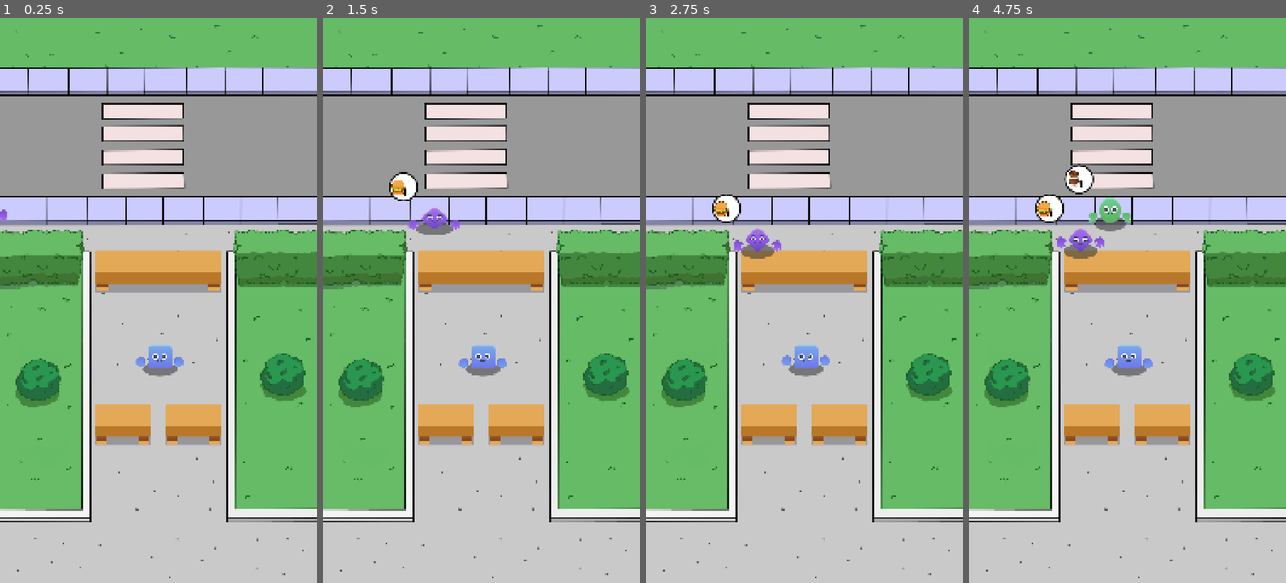
Above: before the commit, frames 1-4 (left to right).
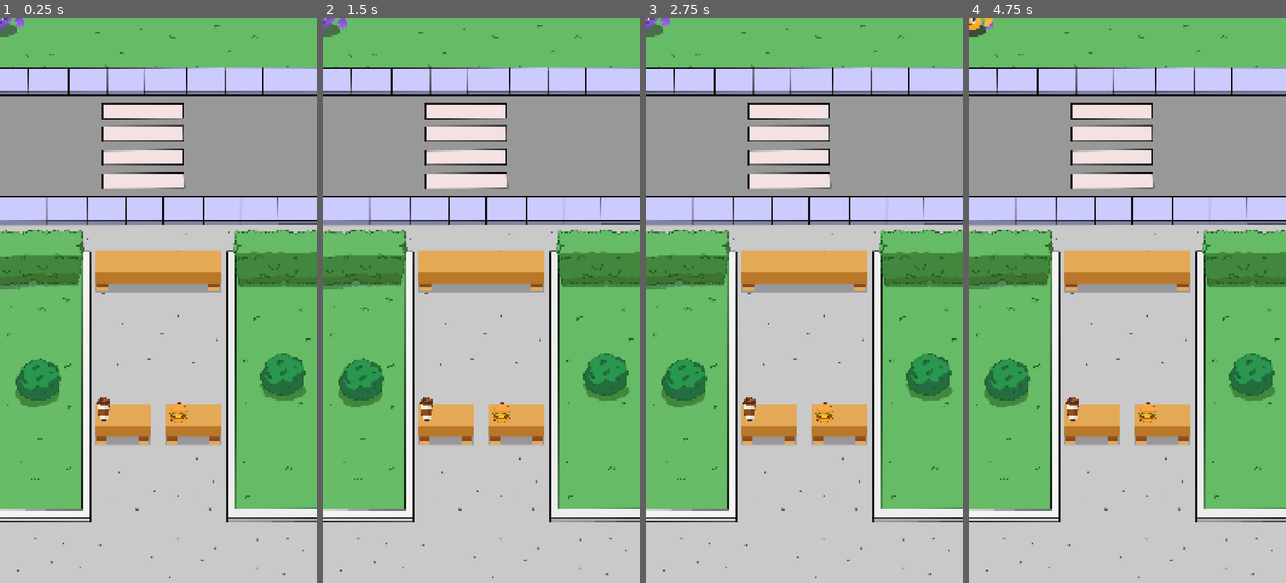
Above: after the commit, the same moments.

Repository: guinala/Godot_Games
Game: Godot game, scene res://Scenes/Game/game.tscn
Two runs of this game, one before a commit and one after it. Both use one fixed random seed, a clock stepped at 60 frames per second and the inputs below.
Inputs:
- Up to frame 1 (0.25 s): no input
- Up to frame 2 (1.5 s): no input
- Up to frame 3 (2.75 s): no input
- Up to frame 4 (4.75 s): no input

The runs differ from the first frame. In frame 1, 1.0% of the frame differs, in the area x 0-60%, y 0-72%; in frame 2, 1.8%; in frame 3, 1.8%; in frame 4, 2.7%.
Error after the commit: Parse Error: Builtin type cannot be used as a name on its own. (res://autoloads/game_manager.gd:8)

Commit message:
Progreso idle tycoon
Signed-off-by: guinala <150429603+guinala@users.noreply.github.com>

Diff:
--- /dev/null
+++ b/idletycoon/Managers/cashier_manager.gd
@@ -0,0 +1,28 @@
+extends Node
+class_name CashierManager
+
+@export var cashier_scene : PackedScene
+@export var spawn_pos : Marker2D
+
+var cashier_list : Array[Cashier] = []
+
+func _ready() -> void:
+	GameManager.on_customer_request.connect(_on_customer_request)
+	add_cashier()
+
+func add_cashier() -> void:
+	var new_cashier: Cashier = cashier_scene.instantiate()
+	add_child(new_cashier)
+	new_cashier.position = spawn_pos.position
+	cashier_list.append(new_cashier)
+
+func _on_customer_request(customer:Customer) -> void:
+	var free_cashiers : Array = cashier_list.filter(func(x:Cashier): return x.current_customer == null)
+
+	if not free_cashiers:
+		return
+
+	var random_cashier : Cashier = free_cashiers.pick_random()
+	if random_cashier:
+		random_cashier.set_customer(customer)
+		random_cashier.take_order()
--- a/idletycoon/Scenes/Cashier/cashier.gd
+++ b/idletycoon/Scenes/Cashier/cashier.gd
@@ -5,8 +5,27 @@
 
 @onready var animation_player: AnimationPlayer = $AnimationPlayer
 
+var current_customer : Customer
+var counter_position : Vector2
+var item_counter_pos : Vector2
+var item_request : Item
+
+func set_customer(customer:Customer)->void:
+	current_customer = customer
+	customer.being_served = true
+	item_request = customer.request_item
+	counter_position = Vector2(customer.position.x, customer.position.y + 160)
+	item_counter_pos = GameManager.get_item_pos(item_request)
+
+func taker_order() -> void:
+	move_to_customer()
+	await get_tree().create_timer(1.1).timeout
+	current_customer.show_request()
+	move_to_item_position()
+
 func move_to_customer() -> void:
-	#Create tween to move
+	var tween := create_tween()
+	tween.tween_property(self, "position", counter_position, 1.0)
 	animation_player.play("Move")
 
 func move_to_item_position() -> void:
--- a/idletycoon/Scenes/Customer/customer.gd
+++ b/idletycoon/Scenes/Customer/customer.gd
@@ -17,12 +17,12 @@
 var current_order_status: int
 
 var counter_pos: Vector2
+var being_served : bool
 
 func init_customer(item: Item, quantity: int) -> void:
 	request_item = item
 	request_quantity = quantity
 	current_order_status = quantity
-	show_request()
 
 func move_to_counter() -> void:
 	play_move_anim()
@@ -32,7 +32,11 @@
 	tween.tween_interval(0.2)
 	tween.tween_property(self, "position", counter_pos, 1.0)
 	tween.tween_interval(0.5)
-	tween.finished.connect(func(): animation_player.play("Idle"))
+	tween.finished.connect(func(): tweenFinished())
+
+func tweenFinished() -> void:
+	animation_player.play("Idle")
+	GameManager.on_customer_request.emit(self)
 
 func set_sprites(data: CustomerData) -> void:
 	body.texture = data.body
--- a/idletycoon/Scenes/Game/game.tscn
+++ b/idletycoon/Scenes/Game/game.tscn
@@ -1,9 +1,11 @@
-[gd_scene load_steps=14 format=3 uid="uid://cw4thxmipjjku"]
+[gd_scene load_steps=17 format=3 uid="uid://cw4thxmipjjku"]
 
 [ext_resource type="Texture2D" uid="uid://df0gnmon7gwon" path="res://Idle+Tycoon+Assets/Idle Assets/Sprites/Fondo.png" id="1_qikps"]
 [ext_resource type="Texture2D" uid="uid://codl1em0t7g3a" path="res://Idle+Tycoon+Assets/Idle Assets/Sprites/Counter.png" id="2_i1e5p"]
 [ext_resource type="Texture2D" uid="uid://d3crom8hunfy1" path="res://Idle+Tycoon+Assets/Idle Assets/Sprites/Counter_half.png" id="3_ciybh"]
+[ext_resource type="Texture2D" uid="uid://bkyflxlsl2igp" path="res://Idle+Tycoon+Assets/Idle Assets/Sprites/UI/Coffee.png" id="4_56qi8"]
 [ext_resource type="PackedScene" uid="uid://c7fk5n45110oy" path="res://Scenes/Cashier/cashier.tscn" id="4_i1e5p"]
+[ext_resource type="Texture2D" uid="uid://dta8k1m0wggvp" path="res://Idle+Tycoon+Assets/Idle Assets/Sprites/UI/Burger.png" id="5_2vowc"]
 [ext_resource type="Script" uid="uid://bja3rgojnncbr" path="res://Managers/customer_manager.gd" id="5_ciybh"]
 [ext_resource type="Script" uid="uid://ds21qpxpsssrg" path="res://data/customer_data.gd" id="6_qtymf"]
 [ext_resource type="Resource" uid="uid://8b3tjuowh47d" path="res://data/customer_data_green.tres" id="7_ypmwd"]
@@ -13,6 +15,7 @@
 [ext_resource type="Resource" uid="uid://3en01exxd64t" path="res://data/customer_data_yellow.tres" id="11_56qi8"]
 [ext_resource type="PackedScene" uid="uid://rp0ygarvdjij" path="res://Scenes/Customer/customer.tscn" id="12_ypmwd"]
 [ext_resource type="Script" uid="uid://cv6j7ml4v5t86" path="res://Managers/counter_manager.gd" id="13_oejk7"]
+[ext_resource type="Script" uid="uid://che6kaw0rfre8" path="res://Managers/cashier_manager.gd" id="13_upfqs"]
 
 [node name="Game" type="Node2D"]
 
@@ -30,13 +33,20 @@
 scale = Vector2(0.8, 0.9)
 texture = ExtResource("3_ciybh")
 
+[node name="Sprite2D" type="Sprite2D" parent="CoffeeCounter"]
+position = Vector2(-81.25, -60)
+scale = Vector2(0.35, 0.35)
+texture = ExtResource("4_56qi8")
+
 [node name="BurgerCounter" type="Sprite2D" parent="."]
 position = Vector2(657, 1382)
 scale = Vector2(0.8, 0.9)
 texture = ExtResource("3_ciybh")
 
-[node name="Cashier" parent="." instance=ExtResource("4_i1e5p")]
-position = Vector2(544, 1152)
+[node name="Sprite2D" type="Sprite2D" parent="BurgerCounter"]
+position = Vector2(-62.5, -46.6667)
+scale = Vector2(0.35, 0.35)
+texture = ExtResource("5_2vowc")
 
 [node name="CustomerManager" type="Node" parent="." node_paths=PackedStringArray("spawn_positions")]
 script = ExtResource("5_ciybh")
@@ -71,4 +81,13 @@
 [node name="Marker2D4" type="Marker2D" parent="CounterManager"]
 position = Vector2(685.675, 752)
 
+[node name="CashierManager" type="Node" parent="." node_paths=PackedStringArray("spawn_pos")]
+script = ExtResource("13_upfqs")
+cashier_scene = ExtResource("4_i1e5p")
+spawn_pos = NodePath("SpawnPosition")
+
+[node name="SpawnPosition" type="Marker2D" parent="CashierManager"]
+position = Vector2(519, 1086)
+rotation = 1.5708
+
 [connection signal="timeout" from="CustomerManager/Timer" to="CustomerManager" method="_on_timer_timeout"]
--- a/idletycoon/autoloads/game_manager.gd
+++ b/idletycoon/autoloads/game_manager.gd
@@ -1,8 +1,18 @@
 extends Node
+
+signal on_customer_request(customer: Customer)
 
 @export var coffee : Item
 @export var burger : Item
 
+var coffee_counter_pos := Vector2
+var burger_counter_pos := Vector2
+
 func get_random_item() -> Item:
 	var items: Array = [coffee,burger]
 	return items.pick_random()
+
+func get_item_pos(item:Item) -> Vector2:
+	match item.type:
+		Item.ItemType.Coffee:
+			return
Not shown, added: idletycoon/Managers/cashier_manager.gd.uid
